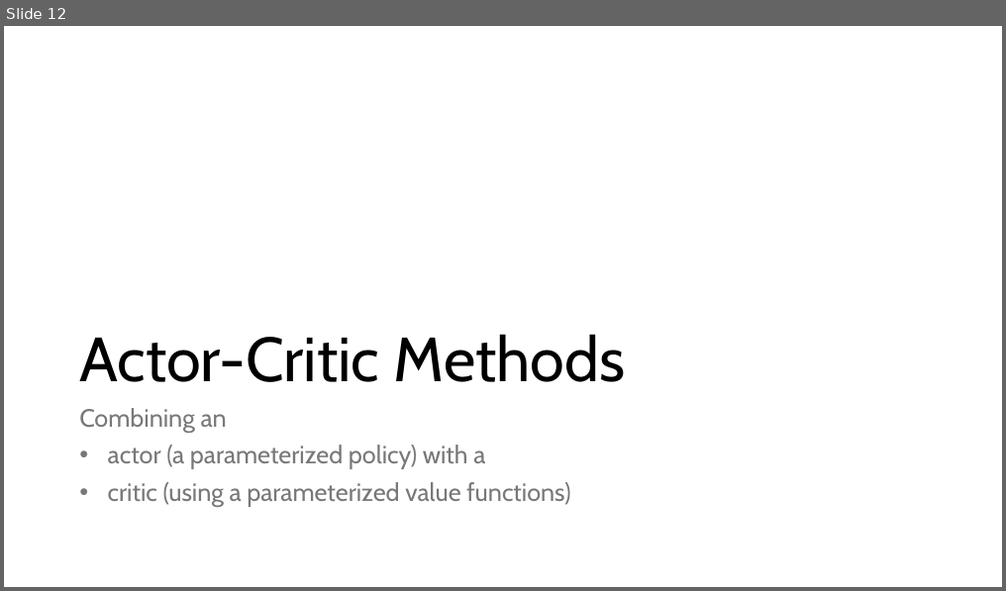
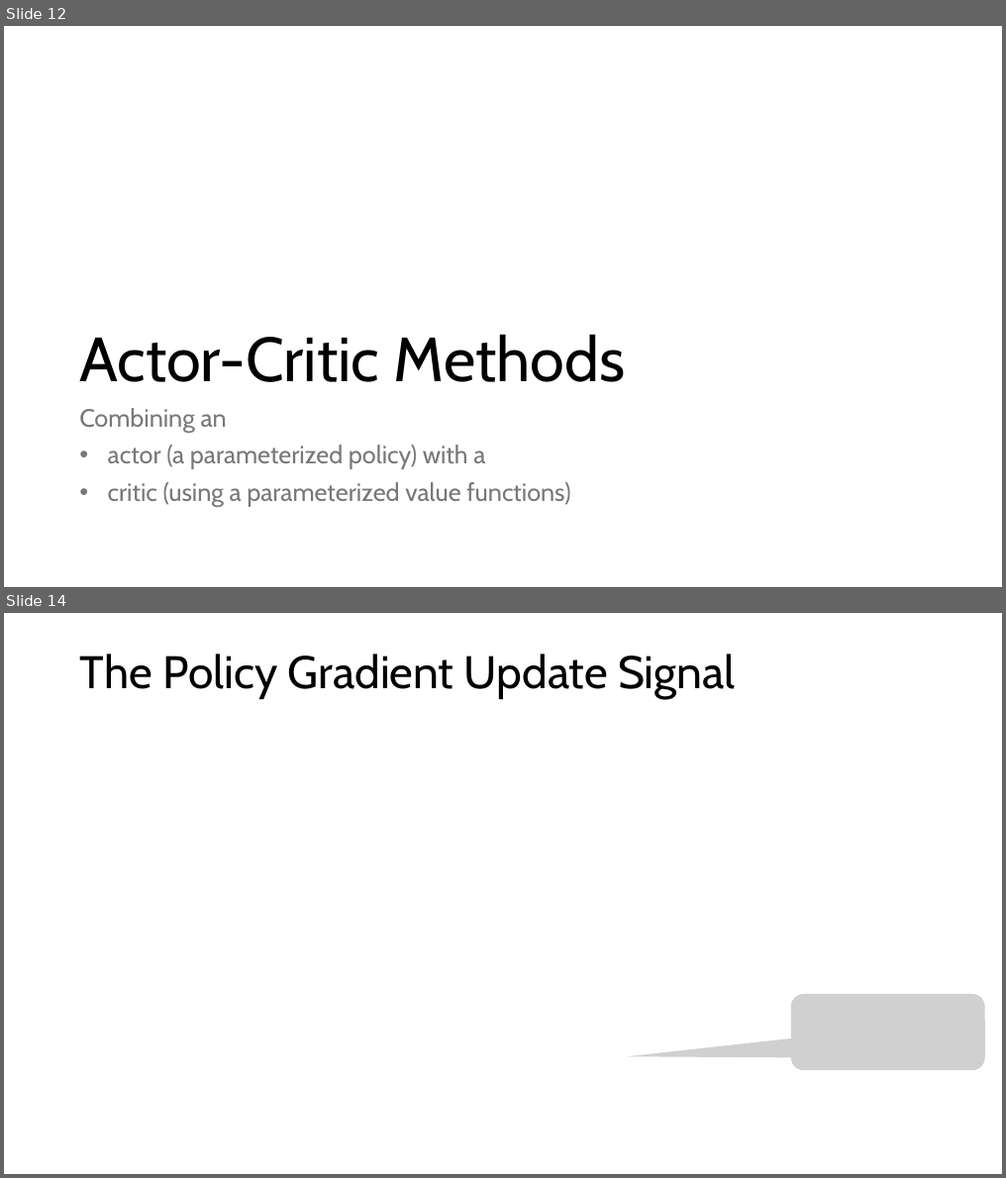
Before and after one commit to mhahsler/Introduction_to_Reinforcement_Learning, a slide deck: slides/Lecture_Chapter13.pptx. Shown one above the other, each under a label of ours: slide 12 before the commit, slides 12 and 14 after it; the slides between them are not shown. The pictures are 1006x591 and 1006x1178 pixels, drawn with LibreOffice and Linux fonts; fonts in the diff are those of the drawing; grey boxes stand for pictures. Boxes give left, top, right and bottom in pixels: in the first picture for what was removed or moved away, otherwise in the second. Text is boxed around its words. In the diff, an @@ line names an element or a change of style, - is before the commit and + after.

```diff
--- a/slides/Lecture_Chapter13.pptx
+++ b/slides/Lecture_Chapter13.pptx
@@ slide 14 added at bbox=[4, 613, 1002, 1174], background #FFFFFF @@
@@ title added at bbox=[80, 654, 735, 699], 44 pt, text #000000 @@
+The Policy Gradient Update Signal
@@ picture added at bbox=[791, 994, 985, 1070] @@
```
Also in this commit, not shown: 6 slides changed, 3 other files.
